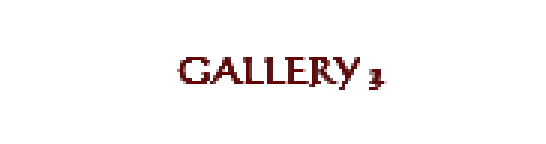
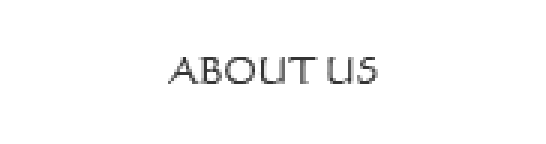
Layered file, before and after one edit (546x144). Changes by layer:
showed "about_hover" over [168, 57, 378, 84]
hid "gallery1" over [177, 57, 381, 90]
hid "gallery1_hover" over [177, 57, 381, 90]
hid "gallery2" over [177, 57, 387, 90]
hid "gallery2_hover" over [177, 57, 387, 90]
hid "gallery3" over [177, 57, 381, 90]
hid "gallery3_hover" over [177, 57, 381, 90]
